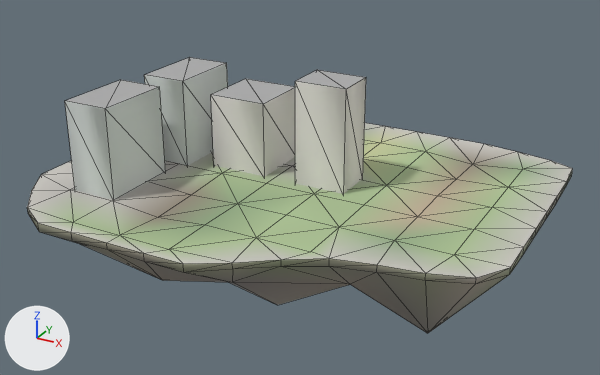
What one commit did to the glTF model godot_project/remake/sky/islands/SKY-047.lod1.glb.
Rendered twice from a camera (50 mm lens) standing at (83.5, -152.9, 74.1) and looking at (0.7, -2.2, -1.3). Lighting does not change. The marker at lower left points along +X, +Y and +Z. The older version comes first. Mesh edges are drawn as thin lines. Vertices at exactly the same position are counted once.

Objects in the first picture: 'buildings', 'deck', 'rock'.
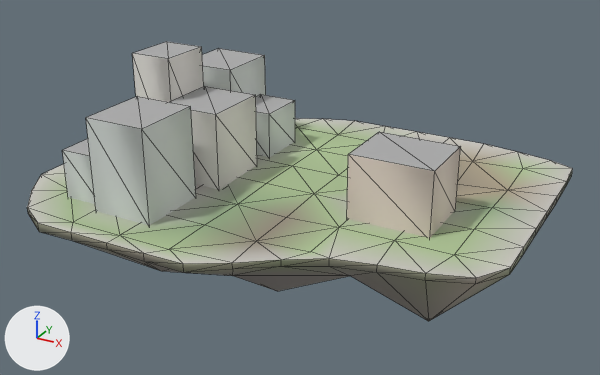
Boxes [x1, y1, x2, y2] around the edits, measured in the pictures (600 x 375 px; the box of a moved part takes in the faces that stretch with it):
'buildings', reshaped (32% wider, 37% taller): before [65, 57, 366, 200]; after [62, 42, 461, 238]
'rock', reshaped (7% shorter): before [27, 169, 573, 333]; after [27, 169, 573, 321]
part 1 of me_deck, recoloured: [43, 123, 545, 260] in both
part 2 of me_rock, moved or reshaped: before [55, 236, 508, 333]; after [75, 241, 508, 321]
part 3 of me_buildings, moved or reshaped: before [144, 57, 228, 165]; after [132, 42, 203, 102]
part 4 of me_buildings, moved or reshaped: before [211, 79, 295, 177]; after [171, 86, 257, 190]
part 5 of me_buildings, moved or reshaped: before [295, 70, 366, 194]; after [347, 132, 461, 238]
part 6 of me_buildings, moved or reshaped: before [65, 80, 166, 200]; after [202, 49, 266, 96]
part 7 of me_buildings, added: after [256, 94, 295, 157]
part 8 of me_buildings, added: after [86, 96, 196, 225]
part 9 of me_buildings, added: after [62, 139, 95, 204]

The change in detail:
me_deck is used by ob_deck; location (0.0, 0.0, 0.0).
me_deck had 86 vertices, 132 faces and spanned x -53.6..53.1, y -45.8..41.8, z -1.2..0.0.
me_deck now has 86 vertices, 132 faces and spans x -53.6..53.1, y -45.8..41.8, z -1.8..0.0.
me_deck part 1: 108 faces centred in x -49.6..49.5, y -38.0..37.8, z -0.7..0.0 are repainted in the vertex colours, in many colours.
Edits to the shape of me_deck do not show in these pictures.
me_rock is used by ob_rock; location (0.0, 0.0, 0.0).
me_rock had 94 vertices, 148 faces and spanned x -53.6..53.1, y -45.8..41.8, z -26.7..0.0.
me_rock now has 94 vertices, 148 faces and spans x -53.6..53.1, y -45.8..41.8, z -23.1..0.0.
me_rock part 2: 18 of 94 vertices moved; they spanned x -35.6..36.4, y -30.2..23.8, z -26.7..-11.6 and now span x -35.6..36.4, y -30.2..23.8, z -23.1..-10.0; mean shift (0.0, 0.0, 2.5); largest move (0.4, -12.2, -26.7) -> (0.4, -12.2, -23.1).
me_buildings is used by ob_buildings; location (0.0, 0.0, 0.0).
me_buildings had 32 vertices, 40 faces and spanned x -40.5..12.1, y -29.9..11.8, z -0.5..23.7.
me_buildings now has 56 vertices, 70 faces and spans x -39.3..36.0, y -35.9..22.7, z -0.5..26.9.
me_buildings part 3: the loose piece of 8 vertices spanning x -38.3..-27.3, y -6.2..11.8, z -0.5..20.5 is scaled about its middle by (0.909, 0.694, 1.3), then moved by (0.8, -7.8, 3.2).
me_buildings part 4: the loose piece of 8 vertices spanning x -22.0..-8.0, y -3.2..11.8, z -0.5..17.3 is scaled about its middle by (1, 1.07, 1), then moved by (-5.1, -10.5, 0.0).
me_buildings part 5: the loose piece of 8 vertices spanning x 0.1..12.1, y -3.3..6.7, z -0.5..23.7 is scaled about its middle by (1.5, 1.5, 0.603), then moved by (21.0, -8.3, -4.8).
me_buildings part 6: the loose piece of 8 vertices spanning x -40.5..-29.5, y -29.9..-11.9, z -0.5..20.5 is scaled about its middle by (1.27, 0.889, 1), then moved by (5.0, 35.5, 0.0).
me_buildings part 7: the loose piece of 8 vertices spanning x -22.0..-8.0, y -3.2..11.8, z -0.5..17.3 is copied, and the copy is scaled about its middle by (0.714, 0.833, 0.64), then moved by (-3.1, 9.6, -3.2); it spans x -23.1..-13.1, y 7.7..20.2, z -0.5..10.9.
me_buildings part 8: the loose piece of 8 vertices spanning x -40.5..-29.5, y -29.9..-11.9, z -0.5..20.5 is copied, and the copy is scaled about its middle by (1.27, 0.889, 1), then moved by (12.8, -7.0, 0.0); it spans x -29.3..-15.3, y -35.9..-19.9, z -0.5..20.5.
me_buildings part 9: the loose piece of 8 vertices spanning x -40.5..-29.5, y -29.9..-11.9, z -0.5..20.5 is copied, and the copy is scaled about its middle by (0.909, 0.694, 0.543), then moved by (0.8, -6.3, -4.8); it spans x -39.3..-29.3, y -33.4..-20.9, z -0.5..10.9.
